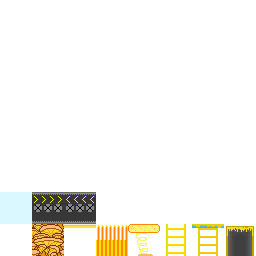
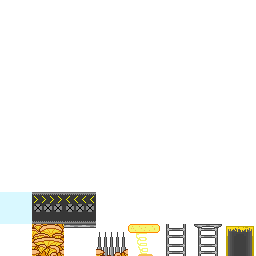
Before/after of a 256 × 256 layered artwork. What changed in the layer stack:
added layer "tile_spikes_mushroom" above "Layer 1" over box(96, 232, 128, 256)
moved "Layer 1" above "tile_ladderPlatform_mushroom", painted on it over box(64, 224, 128, 256)
added layer "tile_ladderPlatform_mushroom" above "tile_ladder_mushroom" over box(194, 224, 222, 256)
added layer "tile_ladder_mushroom" above "Mushroom Tile" over box(166, 224, 186, 256)
removed layer "One-Way" over box(64, 224, 96, 228)
removed layer "Ladder-OneWay" over box(192, 224, 224, 256)
removed layer "Ladder" over box(166, 224, 186, 256)
